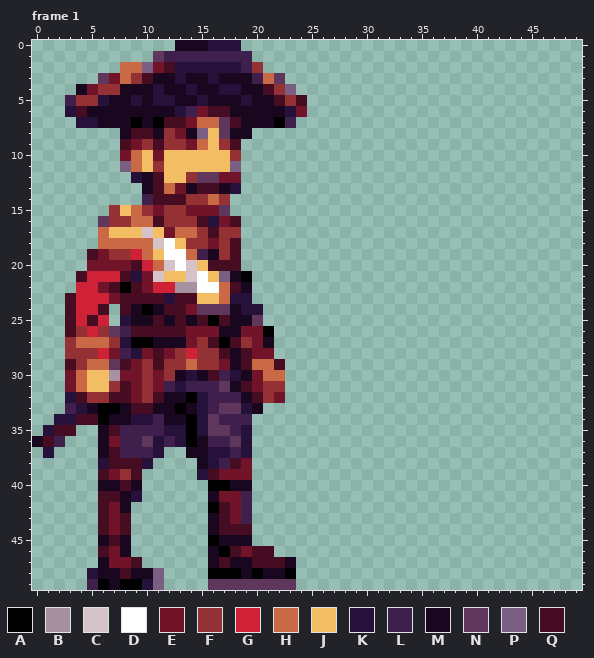
Pixel-art file -- assets/images/soldier.ase. This is how it looked before the edit.
50x50 pixels, 9 frames. Shown: frame 1. The commit also changed other frames, which this record leaves out.
Palette (. is transparent): A #000000  B #a691a1  C #d6c3ca  D #ffffff  E #711329  F #943134  G #d02237  H #c96946  J #f3bd64  K #26113a  L #3f1f4c  M #19061f  N #5f375d  P #7b5f82  Q #460c22
Now the later version:
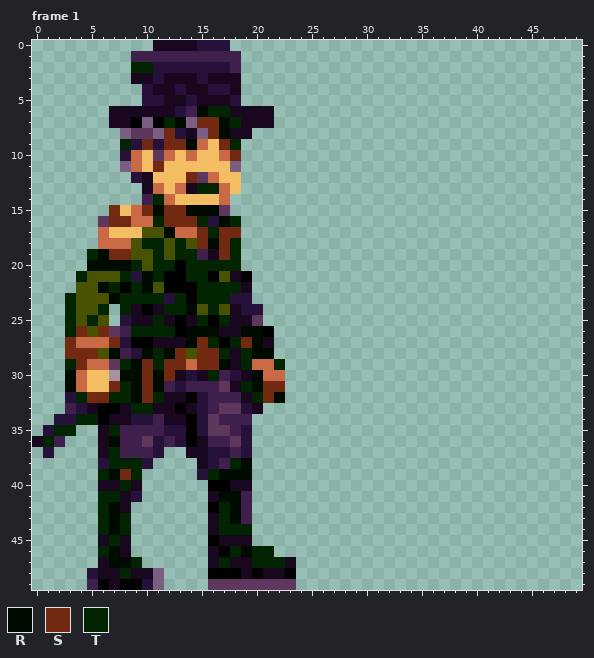
Colours new in this view: R #000b00  S #712a11  T #002500
The exact change:
@@ palette @@
-G #d02237
+G #495200
--- frame 1
@@ x 0..26 @@
- 0 .............MMMKKK........
- 1 ...........NLLLLLLLL.......
- 2 ........HHPEQKKKKKKLF......
- 3 ......NEHFQMMKMMKMMMLHN....
- 4 ....MEFFMMMKMMKMMKKMMQFP...
- 5 ...LFFKMMKMKKMMKMMMKMMQFQ..
- 6 ...KQMMMMMMMMKLEQQMMMMMKE..
- 7 ....KKMMMAMAQQEHHNQMMMAL...
- 8 ........MQQMFEMPJNMM.......
- 9 ........QEFQFFEHJFQ........
-10 ........EHJEJJJJJJF........
-11 ........PHJFJJJJJJP........
-12 .........KMQJJFNNEE........
-13 ..........MQHEMQQMK........
-14 ..........LQQQFFHF.........
-15 .......FJHFEFFEEEN.........
-16 ......NFFHHQFFFQKEQ........
-17 ......HJJJCJEHHFQFF........
-18 ......HHHHHCDJFFEFQ........
-19 .....QEFFGHJDDHLMFQ........
-20 .....EEEEQGHCDCJQQQ........
-21 ....QGGGQKECJJCDJPMA.......
-22 ....GGEQAQEGGBBDDHQM.......
-23 ...QGGGEQQQQKQQJJHKK.......
-24 ...QGGQ.QMAMQQENNNMKK......
-25 ...QGQG.KMMQMQMQAQMMN......
-26 ...QFGFNLQQQQQEEEMMEEA.....
-27 ...FHHHFKAAMMMEFQAQFEM.....
-28 ...FFFGELKEQEFGFFQMQEE.....
-29 ...QFHHNQEFQFFHFFEMQHHQ....
-30 ...EHJJBEEFEFMKMQLKMEHH....
-31 ...EHJJFQEFELKLLLNMQEFF....
-32 ...KQFFQQEFQMMAKLLLMQFE....
-33 ...LKMAAMQQMMAMKLNNKM......
-34 ..KKQQAMMKKLMMAKNLLL.......
-35 .KQQ..MQLLLLKKAKNNLK.......
-36 MQL...MELLNKLKAMLLNK.......
-37 .K....MQLLLK..MMKKLK.......
-38 ......KQQQK....MKLQE.......
-39 ......QEFQ.....KQEEE.......
-40 ......MMQM......AAMM.......
-41 ......QQMK......MEEL.......
-42 ......QEM.......AQEL.......
-43 ......QEQ.......MQEL.......
-44 ......QEQ.......MQQQ.......
-45 ......MQM.......AMMM.......
-46 ......QEM.......MAQEQQ.....
-47 ......MEEQ......MQMMQQQM...
-48 .....KMMQMMP....AAAMAMMA...
+ 0 ...........MMMMKKK.........
+ 1 .........LLLLLLLLLL........
+ 2 .........TTKKKKKKKL........
+ 3 .........MMKMMMKMMM........
+ 4 ..........KMMKMMKKM........
+ 5 ..........KKMMKMMMK........
+ 6 .......MMMMMMKLRTTMMMM.....
+ 7 .......MMAPATRPSSRTMMM.....
+ 8 ........PNNPSKMPSRMM.......
+ 9 ........TKSKSSRHJST........
+10 ........KHJNHJHJJHS........
+11 ........PHJSJJJJJJP........
+12 .........KMJJJSNHJJ........
+13 ..........MHJHMTTHJ........
+14 ..........LTHJJJJH.........
+15 .......SJHSRSSRRRN.........
+16 ......NSSHHTSSSTKRT........
+17 ......HJJJGGRHHSTSS........
+18 ......HHHGTTGTGSRST........
+19 .....TRSSGGTGTTLMST........
+20 .....RRRRTGTTATTTTT........
+21 ....TGGGTKRTAATTAGMA.......
+22 ....GGRTATRGAAATTTTM.......
+23 ...TGGGRTTTTKTATTTKK.......
+24 ...TGGT.TMAMTTRGTGMKK......
+25 ...TGTG.KMMTMAMTATMMN......
+26 ...TSGSNLTTTTARRRMMRRA.....
+27 ...SHHHSKAAMMMRSTATSRM.....
+28 ...SSSGRLKRTRSGSSTMTRR.....
+29 ...TSHHNTRSTSSHSSRMTHHT....
+30 ...RHJJBRRSRSMKMTLKMRHH....
+31 ...RHJJSTRSRLKLLLNMTRSS....
+32 ...KTSSTTRSTMMAKLLLMTSR....
+33 ...LKMAAMTTMMAMKLNNKM......
+34 ..KKTTAMMKKLMMAKNLLL.......
+35 .KTT..MTLLLLKKAKNNLK.......
+36 MTL...MRLLNKLKAMLLNK.......
+37 .K....MTLLLK..MMKKLK.......
+38 ......KTTTK....MKLTR.......
+39 ......TRST.....KTRRR.......
+40 ......MMTM......AAMM.......
+41 ......TTMK......MRRL.......
+42 ......TRM.......ATRL.......
+43 ......TRT.......MTRL.......
+44 ......TRT.......MTTT.......
+45 ......MTM.......AMMM.......
+46 ......TRM.......MATRTT.....
+47 ......MRRT......MTMMTTTM...
+48 .....KMMTMMP....AAAMAMMA...
 49 .....LAMAAKP....NNNNNNNN...
